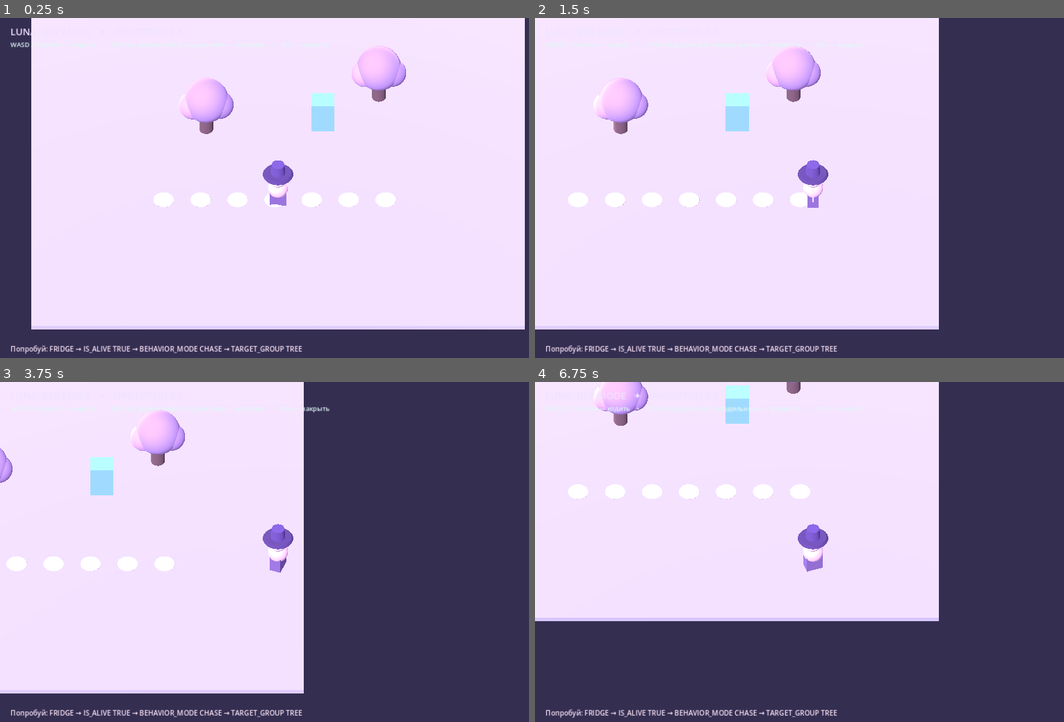
Above: before the commit, frames 1-4 (two rows, left to right).
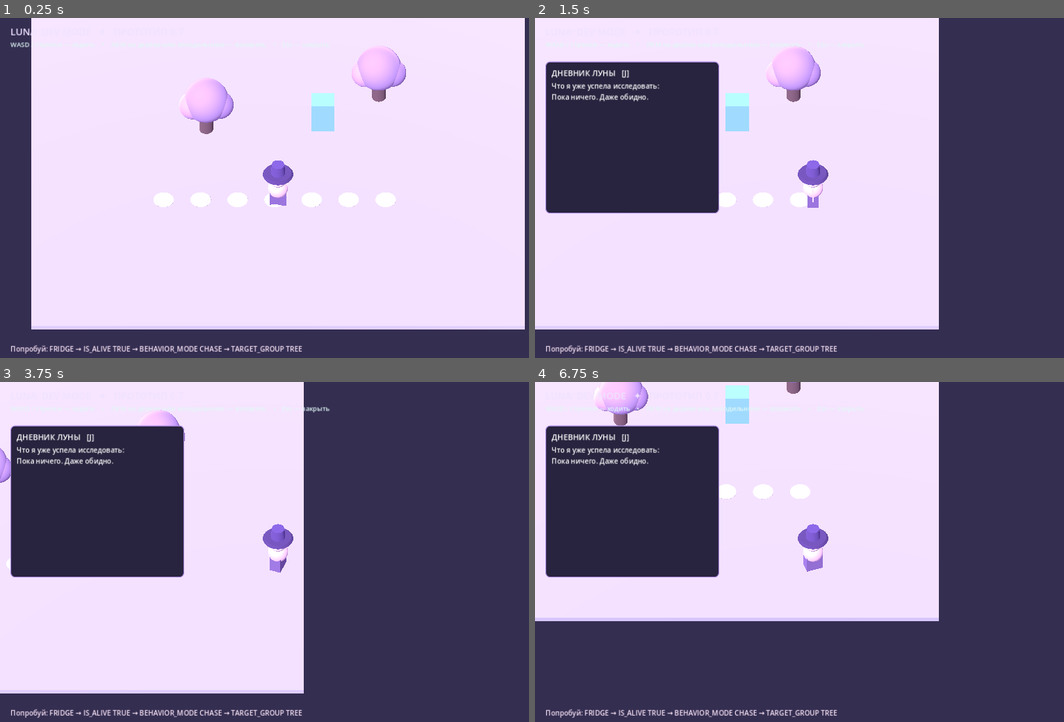
Above: after the commit, the same moments.

Repository: 0ri-space-cat/luna-dev-mode
Game: Godot game, scene res://scenes/main.tscn
The game is run twice, just before and just after one commit, with the same random seed, the same clock (stepped at 60 frames per second) and the same inputs.
Inputs (mouse positions are in pixels of both pictures, inside the frame that each line leads up to):
- Up to frame 1 (0.25 s): no input
- Up to frame 2 (1.5 s): tap Enter at 0.5 s; move the mouse to (937, 174) at 0.52 s; hold D (move_right) 0.53-1.25 s; tap J at 0.6 s; click (937, 174) at 0.67 s; drag from (704, 208) to (783, 262) at 1.27 s
- Up to frame 3 (3.75 s): tap Space at 2 s; move the mouse to (333, 480) at 2.02 s; hold D (move_right) 2.03-2.75 s; tap J at 2.1, 3.6 s; drag from (248, 626) to (111, 504) at 2.77 s; tap Enter at 3.5 s; move the mouse to (444, 606) at 3.52 s; hold A (move_left) from 3.53 s (still down)
- Up to frame 4 (6.75 s): release A (move_left) at 4.25 s; drag from (646, 504) to (730, 470) at 4.27 s; tap Space at 5 s; move the mouse to (841, 555) at 5.02 s; hold S (move_backward) 5.03-5.75 s; tap J at 5.1, 6.6 s; click (841, 555) at 5.17 s; drag from (730, 470) to (704, 572) at 5.77 s; tap Enter at 6.5 s; move the mouse to (937, 538) at 6.52 s; hold W (move_forward) from 6.53 s (still down)

The runs differ from the first frame. In frame 2, 15% of the frame differs, in the area x 1-35%, y 12-58%; in frame 3, 15%; in frame 4, 15%.

Commit message:
feat: cross-run exploration journal and shared JSON persistence

Diff:
--- a/scripts/core/save_service.gd
+++ b/scripts/core/save_service.gd
@@ -1,4 +1,6 @@
 extends RefCounted
+
+const JsonStore = preload("res://scripts/core/json_store.gd")
 ## Versioned world snapshots. Writes only data, never Node references or scripts.
 ## JSON is validated before any state is applied. Save uses temp + rename.
 ##
@@ -54,38 +56,18 @@
 	if not is_instance_valid(player):
 		return _fail("Player is unavailable")
 	var data := snapshot(world, player, relationships)
-	var serialized := JSON.stringify(data, "\t")
-	var temp_path := save_path + ".tmp"
-	var stream := FileAccess.open(temp_path, FileAccess.WRITE)
-	if stream == null:
-		return _fail("Cannot open temporary save file: %s" % FileAccess.get_open_error())
-	stream.store_string(serialized)
-	stream.flush()
-	stream.close()
-	var source := ProjectSettings.globalize_path(temp_path)
-	var destination := ProjectSettings.globalize_path(save_path)
-	var error: Error = DirAccess.rename_absolute(source, destination)
-	if error != OK:
-		return _fail("Cannot replace save file: %s" % error)
+	var written: Dictionary = JsonStore.write_document(save_path, data)
+	if not bool(written["ok"]):
+		return _fail(str(written["error"]))
 	return true
 
 
 func load_world(world, player: Node3D, relationships = null) -> bool:
 	last_error = ""
-	if not has_save():
-		return _fail("No save found")
-	var stream := FileAccess.open(save_path, FileAccess.READ)
-	if stream == null:
-		return _fail("Cannot open save: %s" % FileAccess.get_open_error())
-	var serialized := stream.get_as_text()
-	stream.close()
-	var parser := JSON.new()
-	var error: Error = parser.parse(serialized)
-	if error != OK:
-		return _fail("Invalid save JSON at line %d" % parser.get_error_line())
-	if typeof(parser.data) != TYPE_DICTIONARY:
-		return _fail("Save root must be a dictionary")
-	return apply_snapshot(parser.data, world, player, relationships)
+	var received: Dictionary = JsonStore.read_document(save_path)
+	if not bool(received["ok"]):
+		return _fail(str(received["error"]))
+	return apply_snapshot(received["data"], world, player, relationships)
 
 
 func apply_snapshot(data: Dictionary, world, player: Node3D, relationships = null) -> bool:
--- a/scripts/main.gd
+++ b/scripts/main.gd
@@ -12,6 +12,7 @@
 const RuleEngine = preload("res://scripts/core/rule_engine.gd")
 const SaveService = preload("res://scripts/core/save_service.gd")
 const RelationshipService = preload("res://scripts/core/relationship_service.gd")
+const ProfileService = preload("res://scripts/core/profile_service.gd")
 
 var luna: CharacterBody3D
 var camera: Camera3D
@@ -26,6 +27,9 @@
 var rule_engine
 var save_service
 var relationship_service
+var profile_service
+var journal_panel: PanelContainer
+var journal_label: Label
 var save_status_label: Label
 var _autosave_elapsed := 0.0
 var _save_message_seconds := 0.0
@@ -41,6 +45,10 @@
 	effect_engine = EffectEngine.new(world_registry, command_processor, relationship_service)
 	rule_engine = RuleEngine.new(effect_engine)
 	save_service = SaveService.new()
+	profile_service = ProfileService.new()
+	if profile_service.has_profile():
+		if not profile_service.load_profile():
+			push_warning("Profile could not be read: %s" % profile_service.last_error)
 	command_processor.parameter_changed.connect(_on_parameter_changed)
 	relationship_service.relationship_changed.connect(_on_relationship_changed)
 	_register_controls()
@@ -71,6 +79,10 @@
 
 func _unhandled_input(event: InputEvent) -> void:
 	if event is InputEventKey and event.pressed and not event.echo:
+		if event.keycode == KEY_J:
+			_toggle_journal()
+			get_viewport().set_input_as_handled()
+			return
 		if event.keycode == KEY_F6:
 			_save_checkpoint(true)
 			get_viewport().set_input_as_handled()
@@ -97,6 +109,8 @@
 	# Save on normal exit as well as on the periodic checkpoint.
 	if save_service != null and world_registry != null and is_instance_valid(luna):
 		save_service.save_world(world_registry, luna, relationship_service)
+	if profile_service != null:
+		profile_service.save_profile()
 	if get_tree() != null:
 		get_tree().paused = false
 
@@ -235,6 +249,14 @@
 	# Undo/redo restores prior state without triggering gameplay rules.
 	if str(change.get("action", "")) != "SET":
 		return
+	if str(change.get("initiator_id", "")) == "luna" and str(change.get("source_id", "")) == "wand:luna":
+		var inspected: Node = world_registry.get_entity(str(change.get("entity_id", "")))
+		if inspected != null and inspected.has_method("get_parameter"):
+			var entity_record: Variant = inspected.get("record")
+			if entity_record != null and profile_service.discover_parameter(
+				str(entity_record.category), str(change["parameter_id"])
+			):
+				profile_service.save_profile()
 	event_bus.enqueue({
 		"type": "parameter.changed",
 		"source_id": str(change["entity_id"]),
@@ -282,7 +304,7 @@
 	layer.add_child(pause_tint)
 
 	var header := Label.new()
-	header.text = "LUNA: DEV MODE   ✦   ПРОТОТИП 0.6"
+	header.text = "LUNA: DEV MODE   ✦   ПРОТОТИП 0.7"
 	header.position = Vector2(24, 16)
 	header.add_theme_font_size_override("font_size", 22)
 	header.add_theme_color_override("font_color", Color("efe2ff"))
@@ -309,6 +331,34 @@
 	save_status_label.add_theme_color_override("font_color", Color("d2ffe9"))
 	layer.add_child(save_status_label)
 
+
+	journal_panel = PanelContainer.new()
+	journal_panel.position = Vector2(24, 100)
+	journal_panel.custom_minimum_size = Vector2(400, 350)
+	journal_panel.visible = false
+	layer.add_child(journal_panel)
+	var journal_style := StyleBoxFlat.new()
+	journal_style.bg_color = Color("28233e")
+	journal_style.border_color = Color("aa8ae0")
+	journal_style.set_border_width_all(2)
+	journal_style.set_corner_radius_all(10)
+	journal_style.set_content_margin_all(14)
+	journal_panel.add_theme_stylebox_override("panel", journal_style)
+	var journal_layout := VBoxContainer.new()
+	journal_panel.add_child(journal_layout)
+	var title := Label.new()
+	title.text = "ДНЕВНИК ЛУНЫ   [J]"
+	title.add_theme_font_size_override("font_size", 18)
+	journal_layout.add_child(title)
+	var journal_scroller := ScrollContainer.new()
+	journal_scroller.custom_minimum_size = Vector2(360, 280)
+	journal_scroller.size_flags_vertical = Control.SIZE_EXPAND_FILL
+	journal_layout.add_child(journal_scroller)
+	journal_label = Label.new()
+	journal_label.autowrap_mode = TextServer.AUTOWRAP_WORD_SMART
+	journal_label.size_flags_horizontal = Control.SIZE_EXPAND_FILL
+	journal_scroller.add_child(journal_label)
+
 	editor = HackEditor.new()
 	layer.add_child(editor)
 	editor.configure(parameter_registry, command_processor)
@@ -329,6 +379,8 @@
 
 
 func _open_editor(entity: Node3D) -> void:
+	if profile_service.discover_category(str(entity.record.category)):
+		profile_service.save_profile()
 	pause_tint.visible = true
 	editor.show_for(entity)
 	get_tree().paused = true
@@ -373,3 +425,31 @@
 		return
 	save_status_label.text = message
 	_save_message_seconds = 3.0
+
+
+func _toggle_journal() -> void:
+	if not is_instance_valid(journal_panel):
+		return
+	journal_panel.visible = not journal_panel.visible
+	if journal_panel.visible:
+		_refresh_journal()
+
+
+func _refresh_journal() -> void:
+	if not is_instance_valid(journal_label):
+		return
+	var lines := PackedStringArray()
+	lines.append("Что я уже успела исследовать:")
+	var categories: Array[String] = profile_service.list_categories()
+	if categories.is_empty():
+		lines.append("Пока ничего. Даже обидно.")
+	for category in categories:
+		lines.append("")
+		lines.append("• %s" % category.to_upper())
+		var fields: Array[String] = profile_service.list_parameters(category)
+		if fields.is_empty():
+			lines.append("  Смотрела, но пока не трогала.")
+		else:
+			for parameter_id in fields:
+				lines.append("  — %s" % parameter_id.to_upper())
+	journal_label.text = "\n".join(lines)
